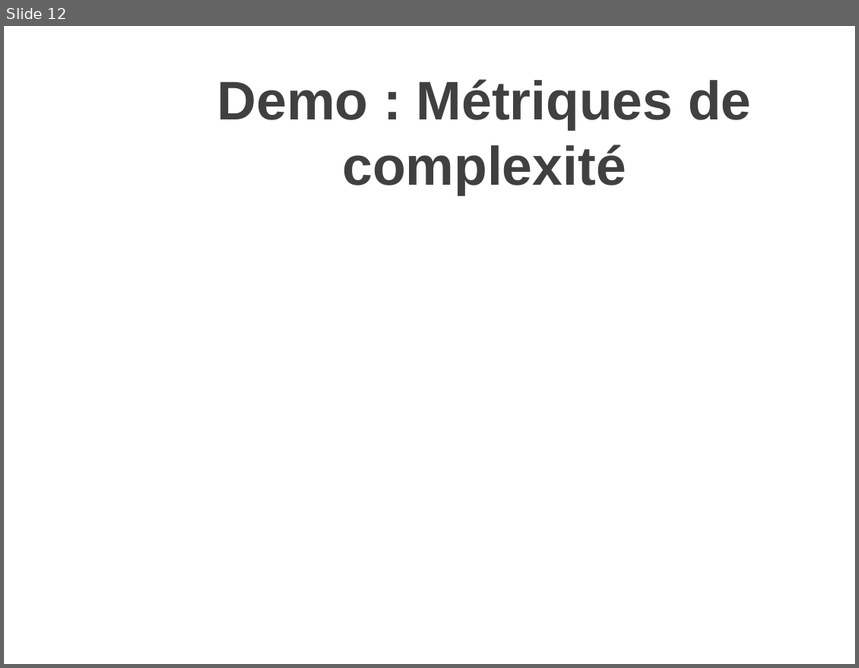
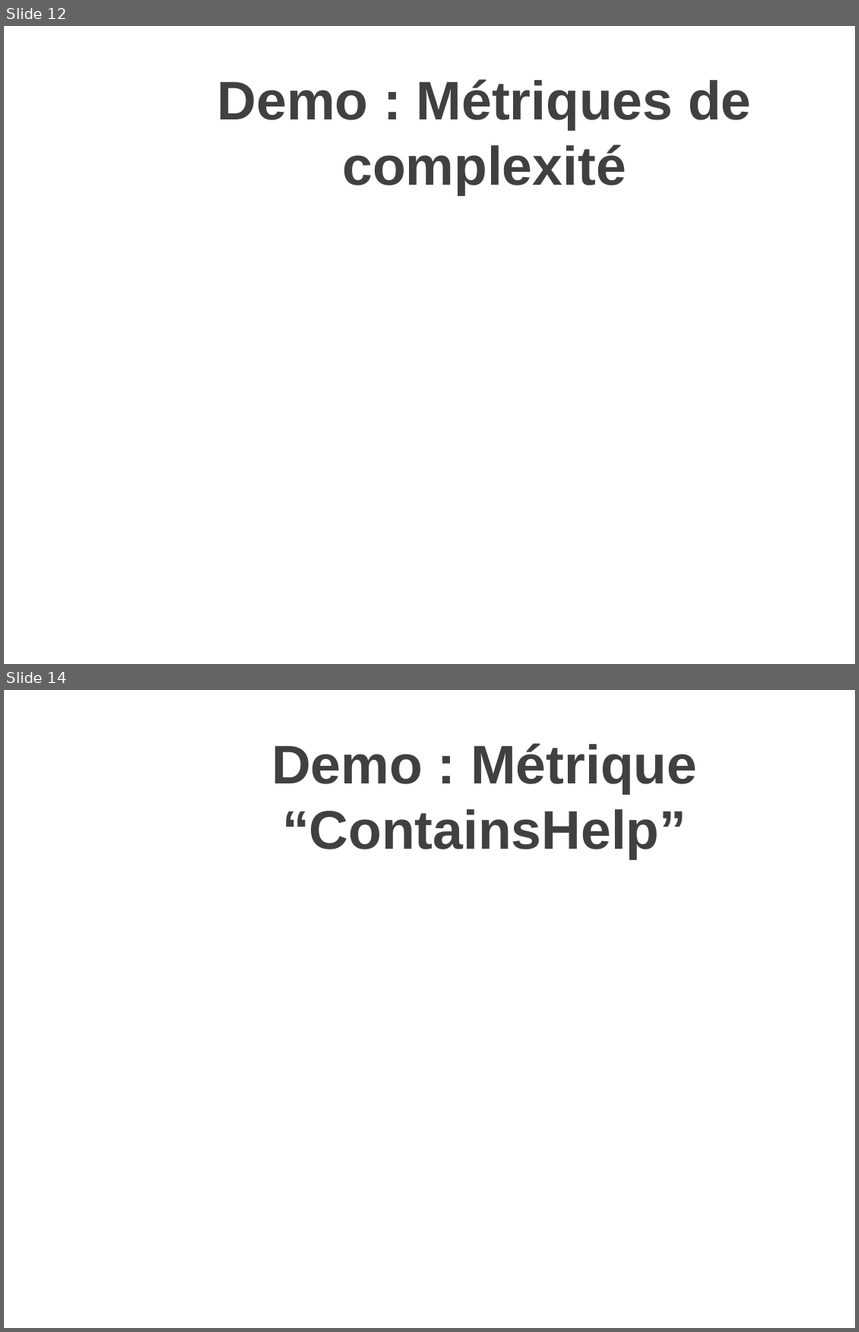
Before and after one commit to MathieuBuisson/FrPSUG-PSCodeHealth, a slide deck: Qualite de code et PSCodeHealth.pptx. Shown one above the other, each under a label of ours: slide 12 before the commit, slides 12 and 14 after it; the slides between them are not shown. The pictures are 859x668 and 859x1332 pixels, drawn with LibreOffice and Linux fonts; fonts in the diff are those of the drawing; background and template pictures are left out. Boxes give left, top, right and bottom in pixels: in the first picture for what was removed or moved away, otherwise in the second. Text is boxed around its words. In the diff, an @@ line names an element or a change of style, - is before the commit and + after.

```diff
--- a/Qualite de code et PSCodeHealth.pptx
+++ b/Qualite de code et PSCodeHealth.pptx
@@ slide 14 added at <box>4,690,855,1328</box>, background picture (left out) @@
@@ title added at <box>272,743,697,859</box>, 46 pt, text gradient #000000 to #404040 to #212745, bold @@
+Demo : Métrique “ContainsHelp”
```
Also in this commit, not shown: 1 slide changed, 1 other slide added, 1 other file.
